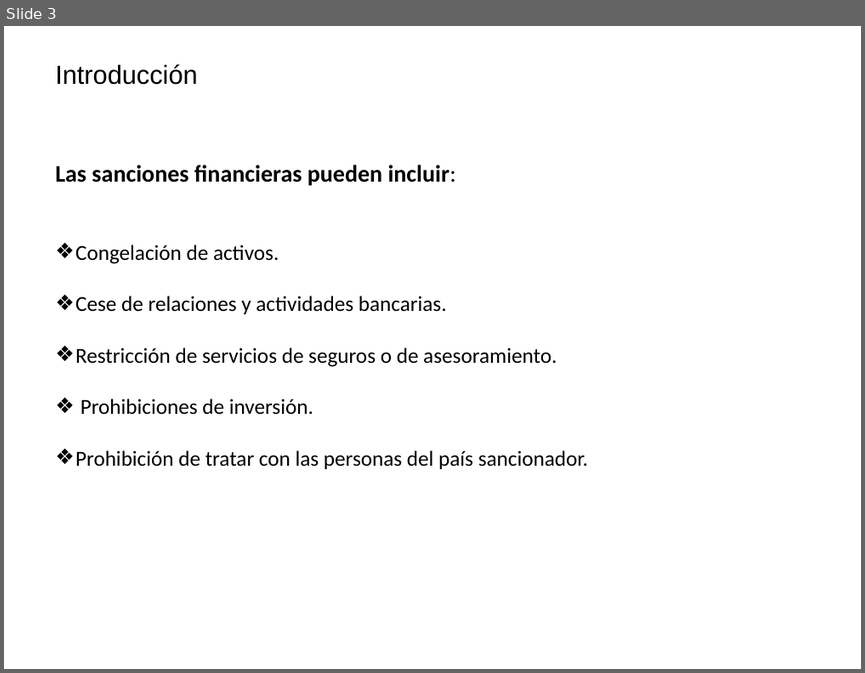
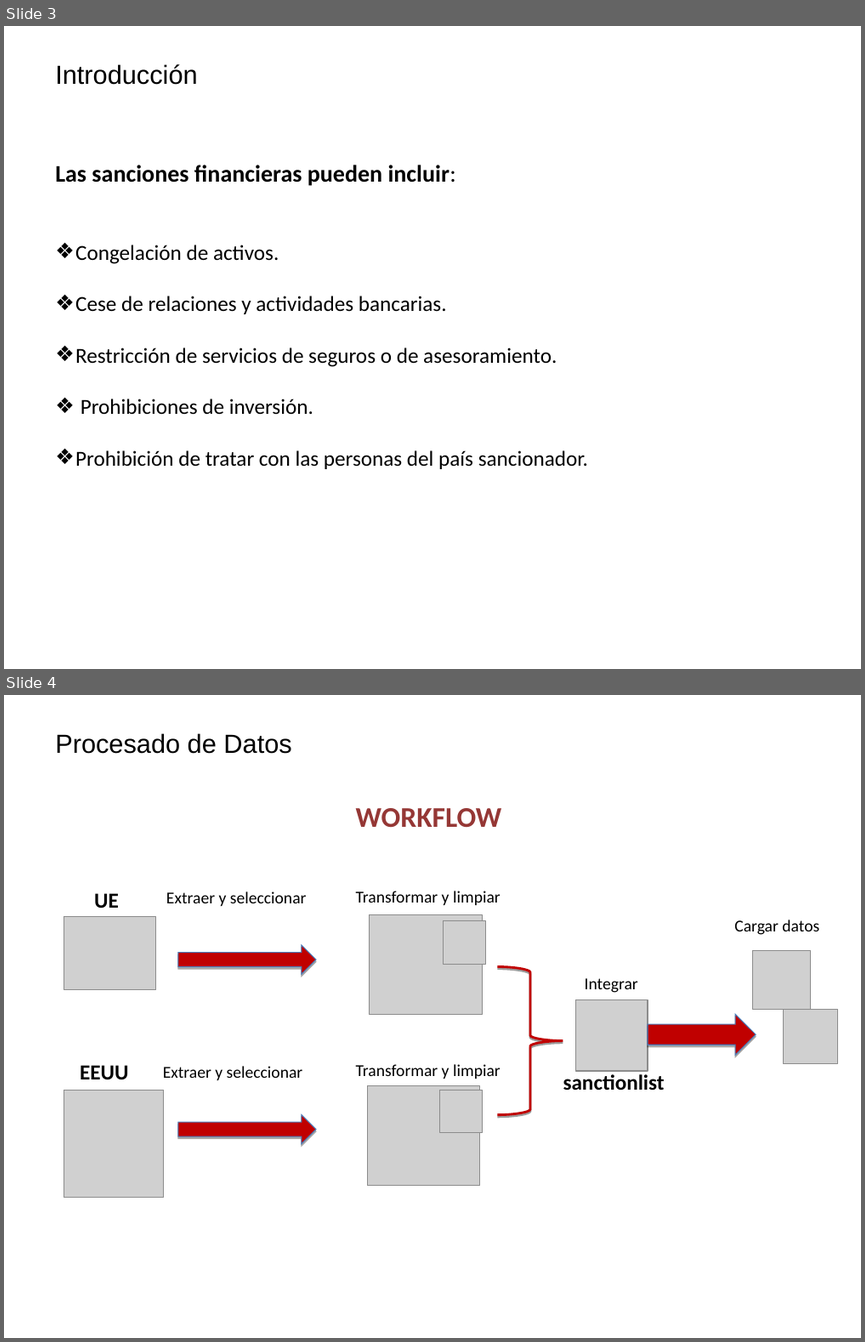
Before and after one commit to Chanalber/TFM, a slide deck: Presentación TFM/Presentación TFM.ppt. Shown one above the other, each under a label of ours: slide 3 before the commit, slides 3 and 4 after it. The pictures are 865x673 and 865x1342 pixels, drawn with LibreOffice and Linux fonts; fonts in the diff are those of the drawing; grey boxes stand for pictures; background and template pictures are left out. Boxes give left, top, right and bottom in pixels: in the first picture for what was removed or moved away, otherwise in the second. Text is boxed around its words. In the diff, an @@ line names an element or a change of style, - is before the commit and + after.

```diff
--- a/Presentación TFM/Presentación TFM.ppt
+++ b/Presentación TFM/Presentación TFM.ppt
@@ slide 4 added at (4, 695, 861, 1338), background #FFFFFF @@
@@ title added at (55, 733, 291, 754), 22 pt, text #000000 @@
+Procesado de Datos
@@ text added at (356, 808, 502, 827), 24 pt, text #953735, bold @@
+WORKFLOW
@@ text added at (94, 893, 119, 908), 18 pt, text #000000, bold @@
+UE
@@ text added at (166, 891, 307, 906), 14 pt, text #000000 @@
+Extraer y seleccionar
@@ text added at (356, 891, 500, 905), 14 pt, text #000000 @@
+Transformar y limpiar
@@ picture added at (64, 917, 156, 990) @@
@@ picture added at (369, 914, 481, 1014) @@
@@ picture added at (443, 921, 485, 965) @@
@@ text added at (734, 919, 819, 935), 14 pt, text #000000 @@
+Cargar datos
@@ right arrow added at (178, 945, 316, 975), fill #C00000, outline #4A7EBB 0.74 pt @@
@@ freeform shape added at (498, 967, 562, 1115), outline #C00000 2.01 pt @@
@@ picture added at (753, 950, 812, 1009) @@
@@ picture added at (575, 999, 647, 1071) @@
@@ text added at (585, 978, 638, 993), 14 pt, text #000000 @@
+Integrar
@@ right arrow added at (647, 1014, 755, 1055), fill #C00000, outline #4A7EBB 0.74 pt @@
@@ picture added at (783, 1009, 838, 1063) @@
@@ text added at (80, 1065, 128, 1080), 18 pt, text #000000, bold @@
+EEUU
@@ text added at (163, 1066, 303, 1080), 14 pt, text #000000 @@
+Extraer y seleccionar
@@ text added at (356, 1064, 500, 1078), 14 pt, text #000000 @@
+Transformar y limpiar
@@ text added at (563, 1074, 664, 1090), 18 pt, text #000000, bold @@
+sanctionlist
@@ picture added at (64, 1090, 164, 1198) @@
@@ picture added at (367, 1086, 479, 1185) @@
@@ picture added at (439, 1090, 482, 1133) @@
@@ right arrow added at (178, 1115, 316, 1144), fill #C00000, outline #4A7EBB 0.74 pt @@
```
Also in this commit, not shown: 3 other slides added, 4 slides removed, 3 other files.
